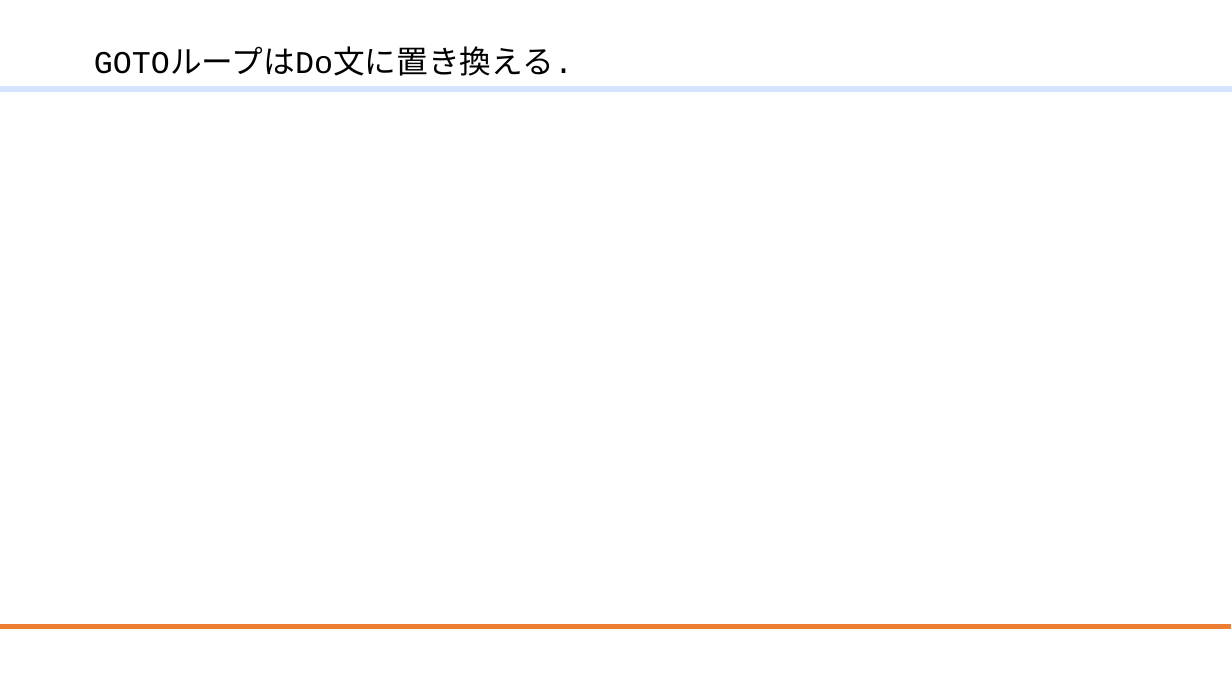
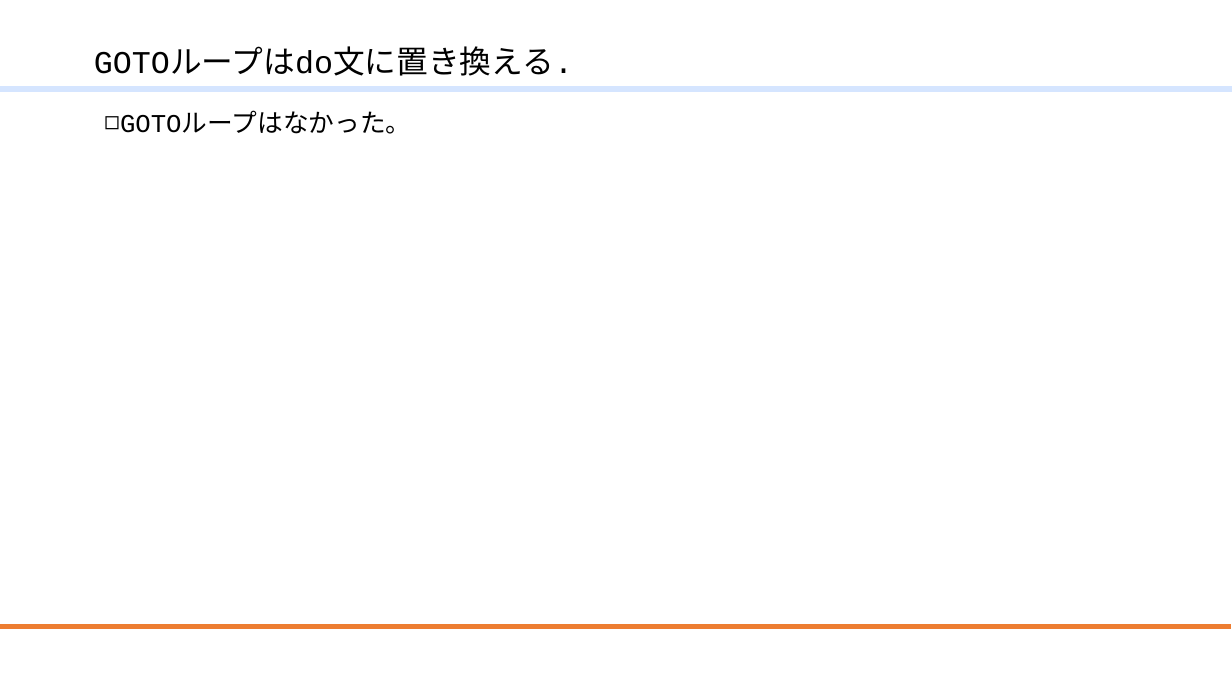
Before and after one commit to mmer547/ModernFortranLocalUserGroup, a slide deck: slide 34 of ModernFortran.f10/20210724_リファクタリング.pptx. Drawn at 1232x693 pixels with LibreOffice and Linux fonts; fonts in the diff are those of the drawing; background and template pictures are left out. Boxes give left, top, right and bottom in pixels: in the first picture for what was removed or moved away, otherwise in the second. Text is boxed around its words. In the diff, an @@ line names an element or a change of style, - is before the commit and + after.

```diff
--- a/ModernFortran.f10/20210724_リファクタリング.pptx
+++ b/ModernFortran.f10/20210724_リファクタリング.pptx
@@ title at box(94, 50, 573, 76): text changed @@
-GOTOループはDo文に置き換える.
+GOTOループはdo文に置き換える.
@@ text added at box(120, 113, 412, 134), 20 pt, text #000000 @@
+◻ GOTOループはなかった。
```
Also in this commit, not shown: 2 other slides changed, 1 slide added, 1 slide removed, 1 other file.
